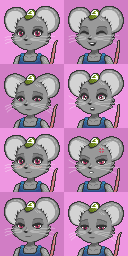
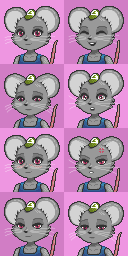
Before/after of a 128×256 layered artwork. What changed in the layer stack:
painted on "spring" over [20, 53, 106, 251]
painted on "base" over [18, 52, 105, 249]
